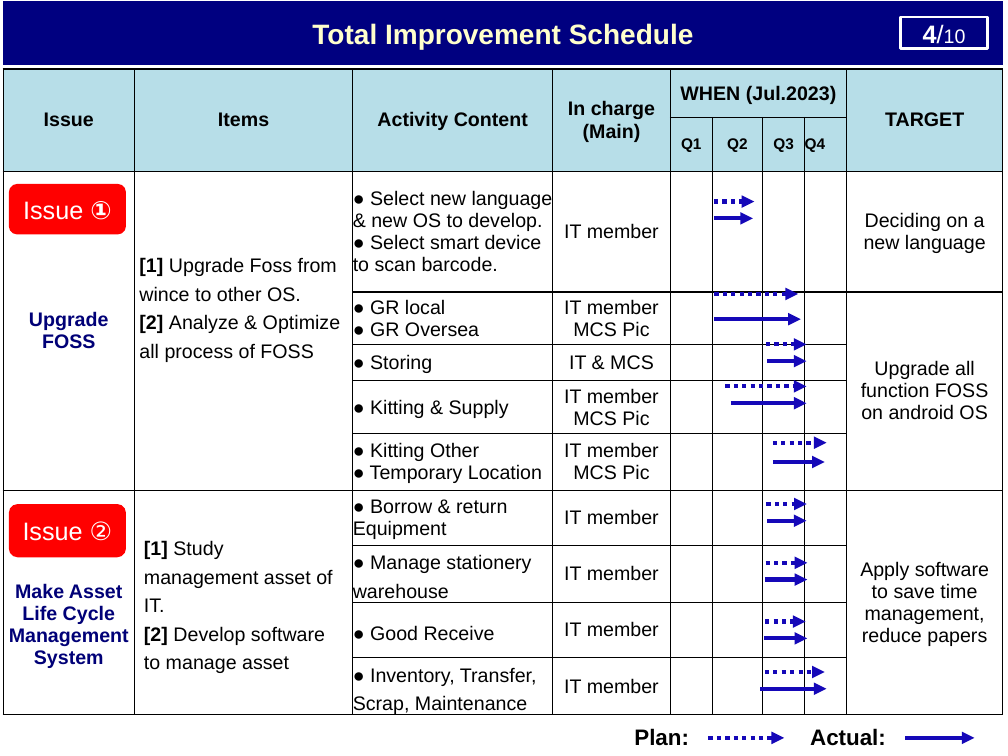
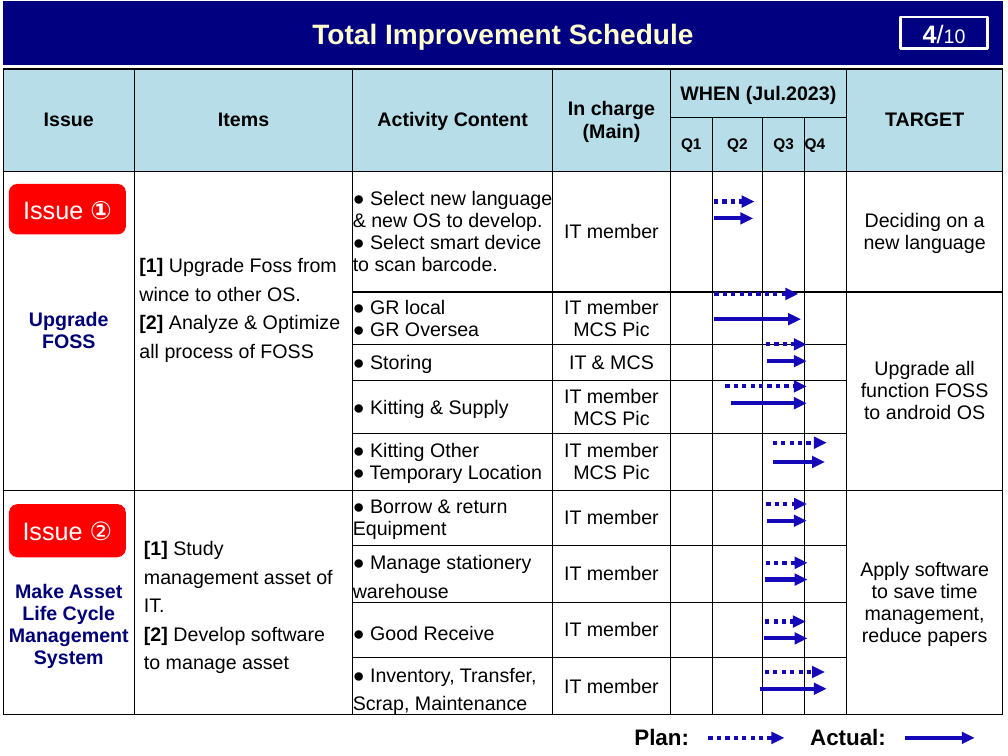
Before and after one commit to thietbicongnghevietnam/ReportPSNV, a slide deck: slide 5 of Report_test.pptx. Drawn at 1008x756 pixels with LibreOffice and Linux fonts; fonts in the diff are those of the drawing. Boxes give left, top, right and bottom in pixels: in the first picture for what was removed or moved away, otherwise in the second. Text is boxed around its words. In the diff, an @@ line names an element or a change of style, - is before the commit and + after.

```diff
--- a/Report_test.pptx
+++ b/Report_test.pptx
@@ table at (x1=3, y1=69, x2=1004, y2=719) @@
-row 4, column 9: Upgrade all function FOSS on android OS
+row 4, column 9: Upgrade all function FOSS to android OS
```
Also in this commit, not shown: 2 other slides changed, 1 other file.
